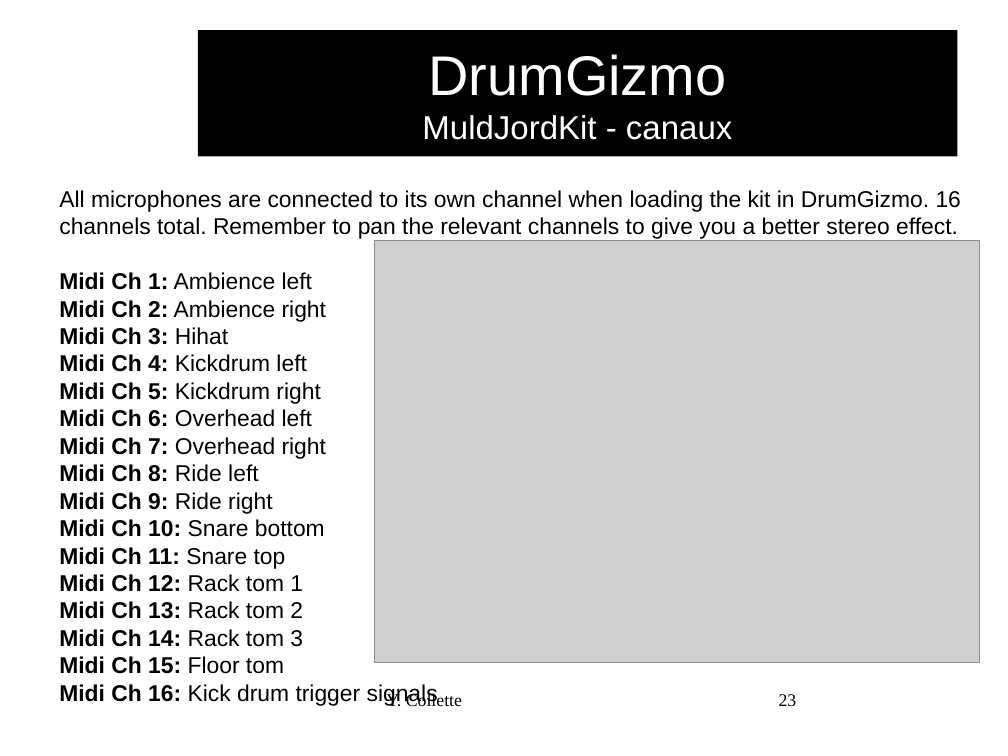
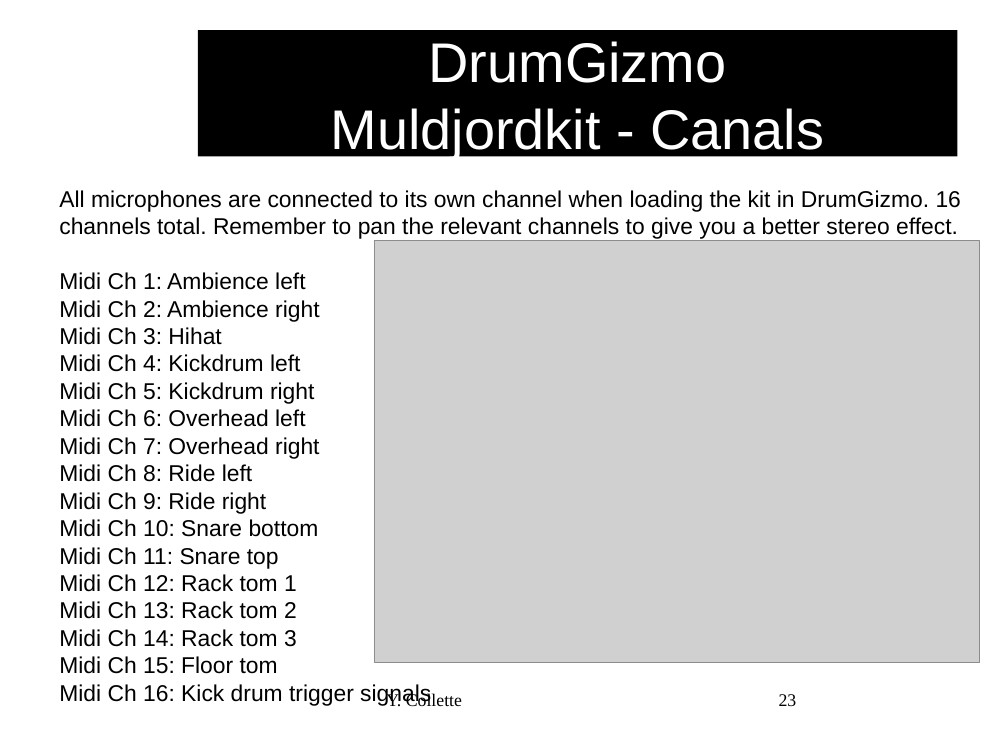
Before and after one commit to audinux/audinux.github.io, a slide deck: slide 23 of workshop/audio/Hydrogen.odp. Drawn at 1008x756 pixels with LibreOffice and Linux fonts; fonts in the diff are those of the drawing; grey boxes stand for pictures; background and template pictures are left out. Boxes give left, top, right and bottom in pixels: in the first picture for what was removed or moved away, otherwise in the second. Text is boxed around its words. In the diff, an @@ line names an element or a change of style, - is before the commit and + after.

```diff
--- a/workshop/audio/Hydrogen.odp
+++ b/workshop/audio/Hydrogen.odp
@@ title at (x1=331, y1=41, x2=824, y2=159): text changed; size 26 to 44 pt @@
-DrumGizmo
-MuldJordKit - canaux
+DrumGizmo
+Muldjordkit - Canals
@@ text at (x1=59, y1=272, x2=431, y2=706): bold off in "Midi Ch 1:", "Midi Ch 2:", "Midi Ch 3:", "Midi Ch 4:" and 12 more places @@
```
Also in this commit, not shown: 20 other slides changed, 1 slide added, 1 slide removed, 4 other files.
